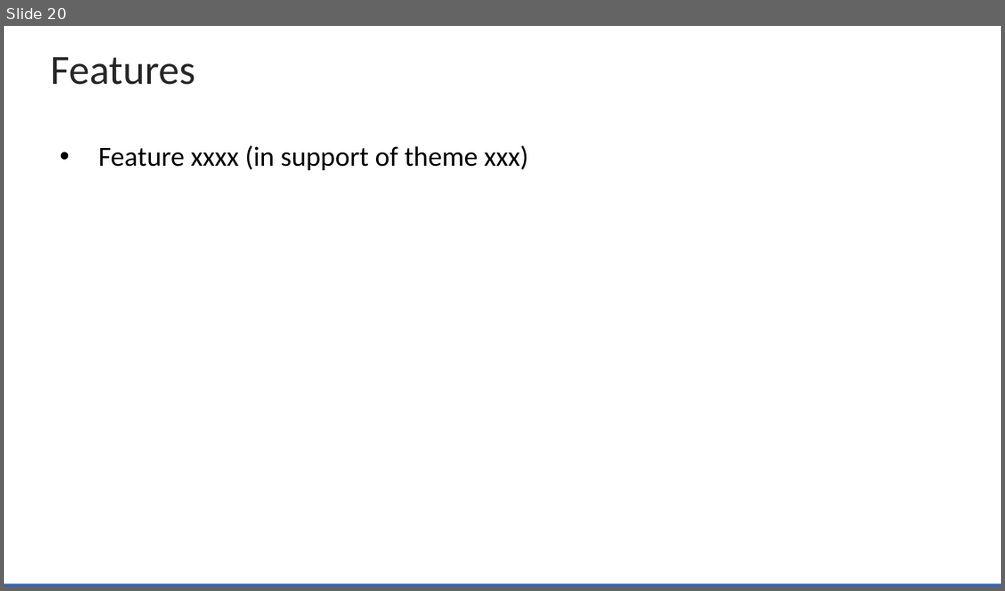
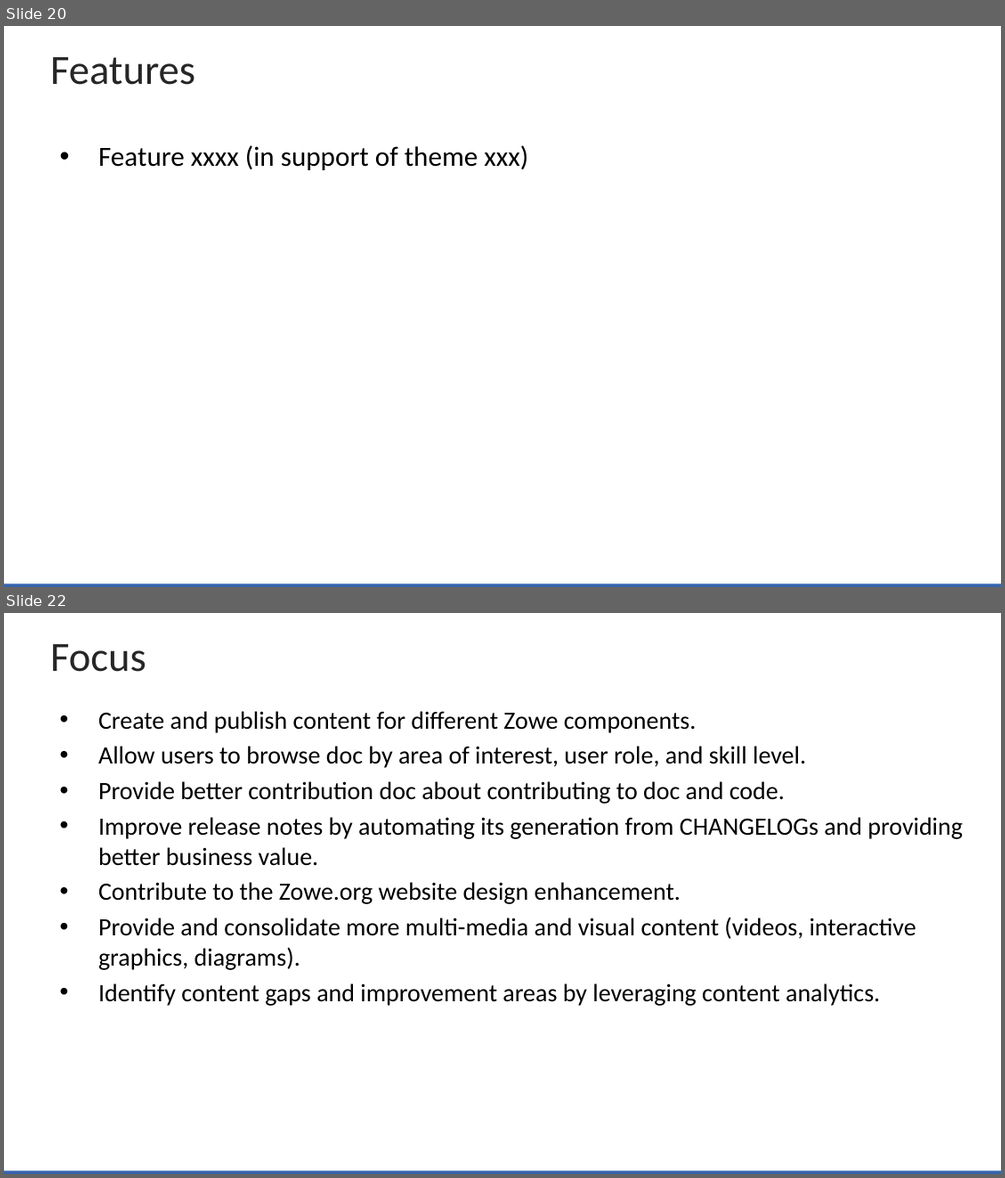
Before and after one commit to zowe/community, a slide deck: Project Management/20PI3 Planning/Zowe Community Squad Focus for 20PI3.pptx. Shown one above the other, each under a label of ours: slide 20 before the commit, slides 20 and 22 after it; the slides between them are not shown. The pictures are 1005x591 and 1005x1178 pixels, drawn with LibreOffice and Linux fonts; fonts in the diff are those of the drawing; background and template pictures are left out. Boxes give left, top, right and bottom in pixels: in the first picture for what was removed or moved away, otherwise in the second. Text is boxed around its words. In the diff, an @@ line names an element or a change of style, - is before the commit and + after.

Commit message:
Add Zowe doc squad vision and objectives

```diff
--- a/Project Management/20PI3 Planning/Zowe Community Squad Focus for 20PI3.pptx
+++ b/Project Management/20PI3 Planning/Zowe Community Squad Focus for 20PI3.pptx
@@ slide 22 added at [4,613,1001,1174], background #FFFFFF; not listed: 1 template element that a slide beside it also shows @@
@@ title added at [50,644,146,672], 30 pt, text #262626 @@
+Focus
@@ text added at [98,711,963,1005], 18 pt, text #000000 @@
+• Create and publish content for different Zowe components.
+• Allow users to browse doc by area of interest, user role, and skill level.
+• Provide better contribution doc about contributing to doc and code.
+• Improve release notes by automating its generation from CHANGELOGs and providing better business value.
+• Contribute to the Zowe.org website design enhancement.
+• Provide and consolidate more multi-media and visual content (videos, interactive graphics, diagrams).
+• Identify content gaps and improvement areas by leveraging content analytics.
```
Also in this commit, not shown: 1 slide changed, 1 slide removed.
